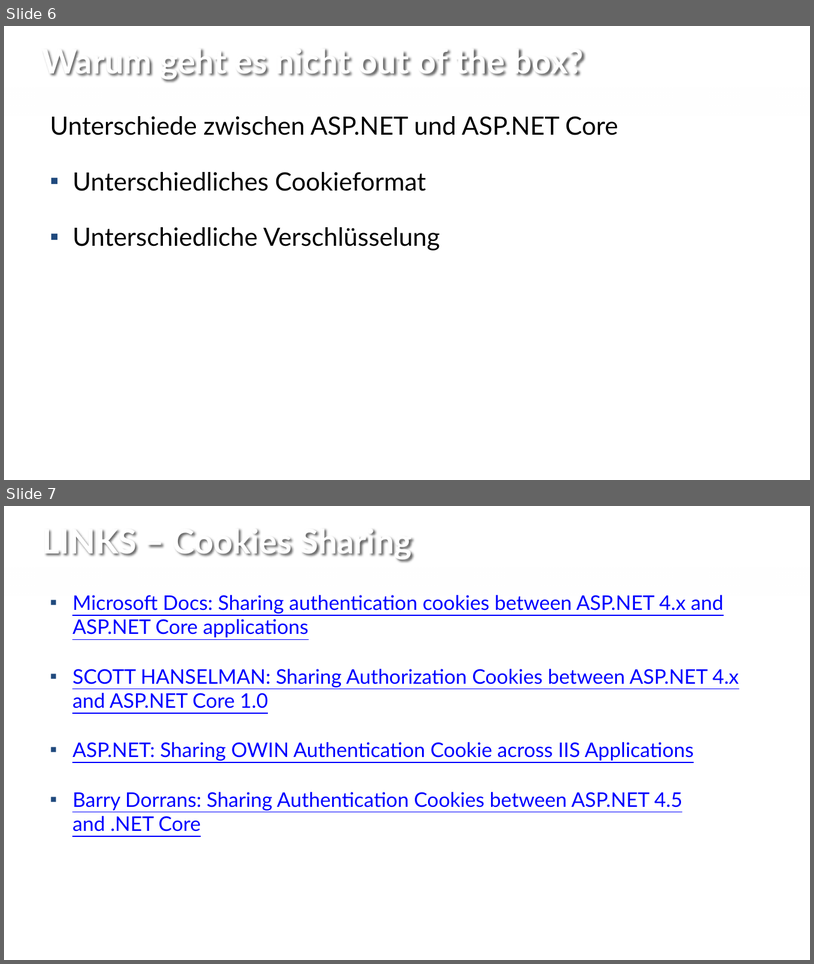
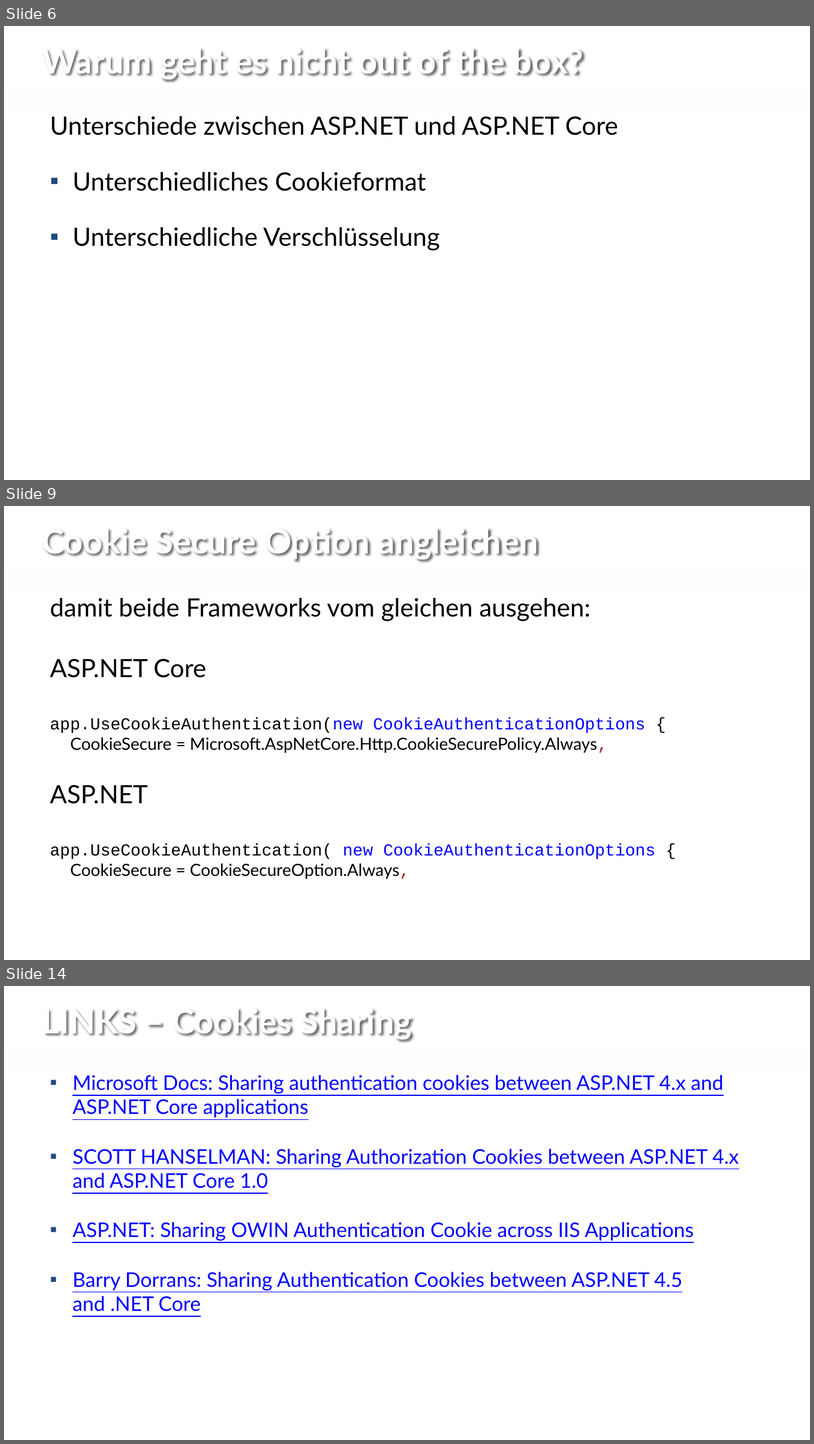
Before and after one commit to rlfkrl/NetCologne2017, a slide deck: sildes/open id connect - share cookies.pptx. Shown one above the other, each under a label of ours: slides 6 and 7 before the commit, slides 6, 9 and 14 after it; the slides between them are not shown. The pictures are 814x964 and 814x1444 pixels, drawn with LibreOffice and Linux fonts; fonts in the diff are those of the drawing; background and template pictures are left out. Boxes give left, top, right and bottom in pixels: in the first picture for what was removed or moved away, otherwise in the second. Text is boxed around its words. In the diff, an @@ line names an element or a change of style, - is before the commit and + after.

```diff
--- a/sildes/open id connect - share cookies.pptx
+++ b/sildes/open id connect - share cookies.pptx
@@ slide 9 added at (x1=4, y1=506, x2=810, y2=960), background #FFFFFF; not listed: 1 template element that a slide beside it also shows @@
@@ title added at (x1=42, y1=529, x2=539, y2=559), 40 pt, text #FFFFFF, bold @@
+Cookie Secure Option angleichen
@@ text added at (x1=50, y1=598, x2=656, y2=879), 20 pt, text #000000 @@
+damit beide Frameworks vom gleichen ausgehen:
+ASP.NET Core
+app.UseCookieAuthentication(new CookieAuthenticationOptions {
+CookieSecure = Microsoft.AspNetCore.Http.CookieSecurePolicy.Always,
+ASP.NET
+app.UseCookieAuthentication( new CookieAuthenticationOptions {
+CookieSecure = CookieSecureOption.Always,
@@ what was slide 7 is now slide 14 @@
```
Also in this commit, not shown: 1 slide changed, 6 other slides added, 4 slides removed.
